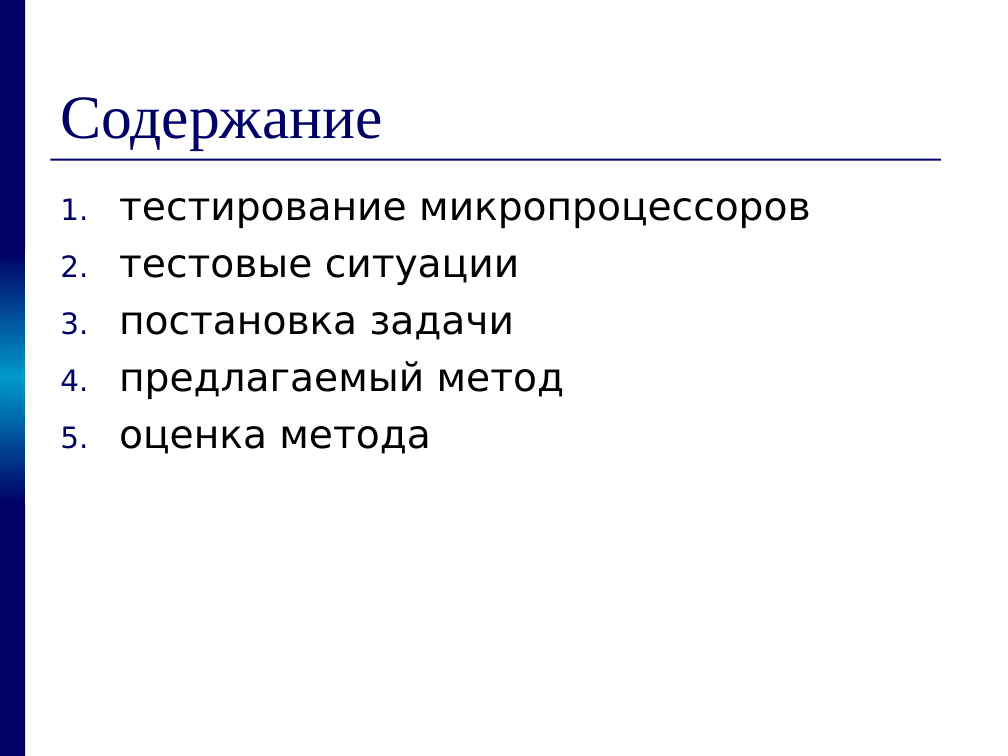
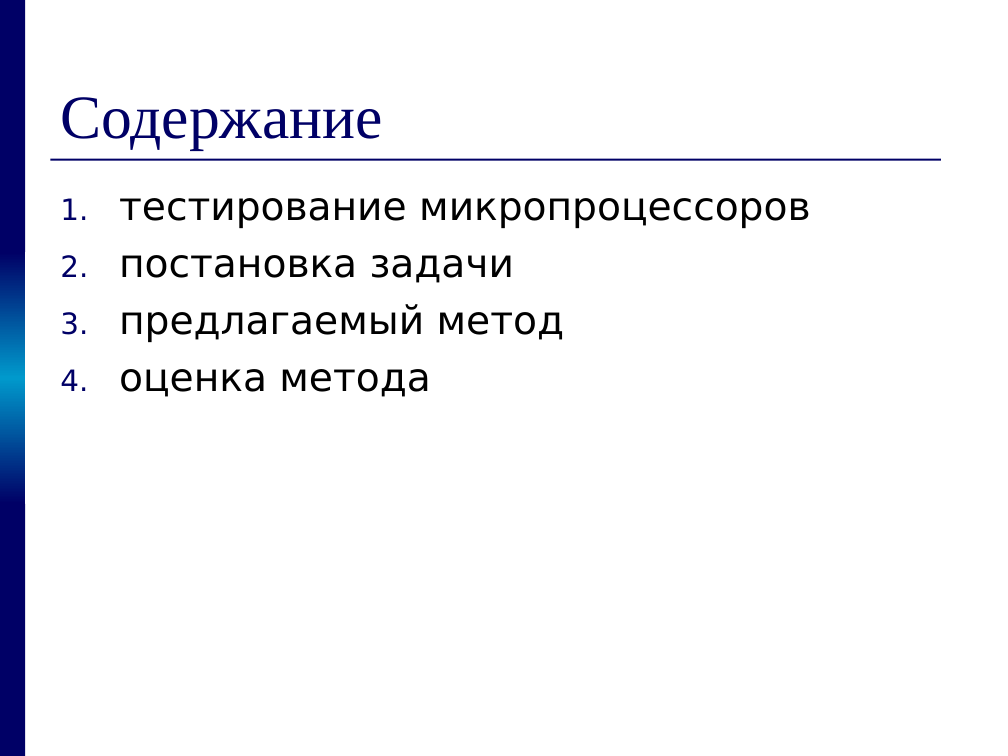
Before and after one commit to kornevgen/tesla-project, a slide deck: slide 2 of papers/THESIS/talks/pred/prethesis10.ppt. Drawn at 1008x756 pixels with LibreOffice and Linux fonts; fonts in the diff are those of the drawing. Boxes give left, top, right and bottom in pixels: in the first picture for what was removed or moved away, otherwise in the second. Text is boxed around its words. In the diff, an @@ line names an element or a change of style, - is before the commit and + after.

```diff
--- a/papers/THESIS/talks/pred/prethesis10.ppt
+++ b/papers/THESIS/talks/pred/prethesis10.ppt
@@ text at [119, 255, 519, 285]: paragraph removed @@
-2. тестовые ситуации
```
Also in this commit, not shown: 7 other slides changed.
